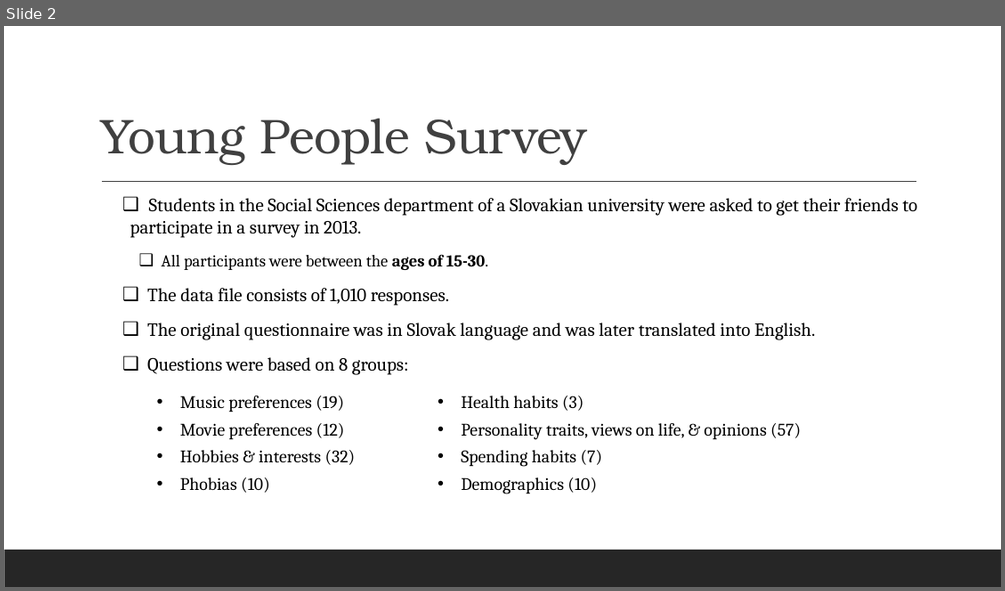
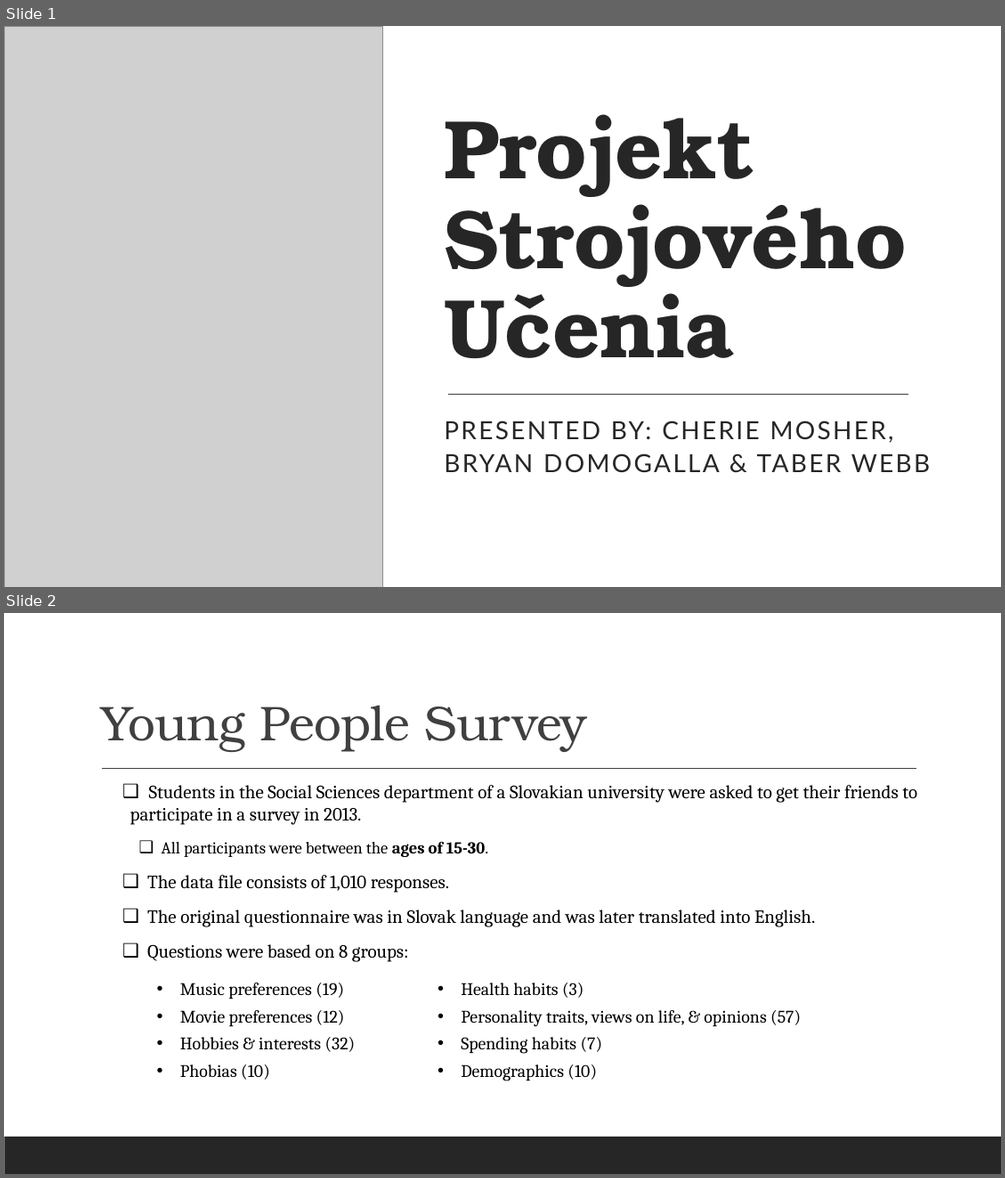
Before and after one commit to BDomogalla/machine-learning-project, a slide deck: machine_learning_pp.pptx. Shown one above the other, each under a label of ours: slide 2 before the commit, slides 1 and 2 after it. The pictures are 1005x591 and 1005x1178 pixels, drawn with LibreOffice and Linux fonts; fonts in the diff are those of the drawing; grey boxes stand for pictures. Boxes give left, top, right and bottom in pixels: in the first picture for what was removed or moved away, otherwise in the second. Text is boxed around its words. In the diff, an @@ line names an element or a change of style, - is before the commit and + after.

```diff
--- a/machine_learning_pp.pptx
+++ b/machine_learning_pp.pptx
@@ slide 1 added at [4, 26, 1001, 587], background #FFFFFF; not listed: 1 template element that a slide beside it also shows @@
@@ rectangle added at [4, 26, 1001, 587], fill #FFFFFF @@
@@ picture added at [4, 26, 383, 587] @@
@@ title added at [444, 114, 906, 359], 80 pt, text #262626, bold @@
+Projekt Strojového Učenia
@@ line added from (448, 394) to (909, 394), #404040 1 pt @@
@@ subtitle added at [444, 420, 930, 473], 24 pt, text #262626 @@
+PRESENTED BY: CHERIE MOSHER, BRYAN DOMOGALLA & TABER WEBB
```
Also in this commit, not shown: 3 other slides added, 1 slide removed.
